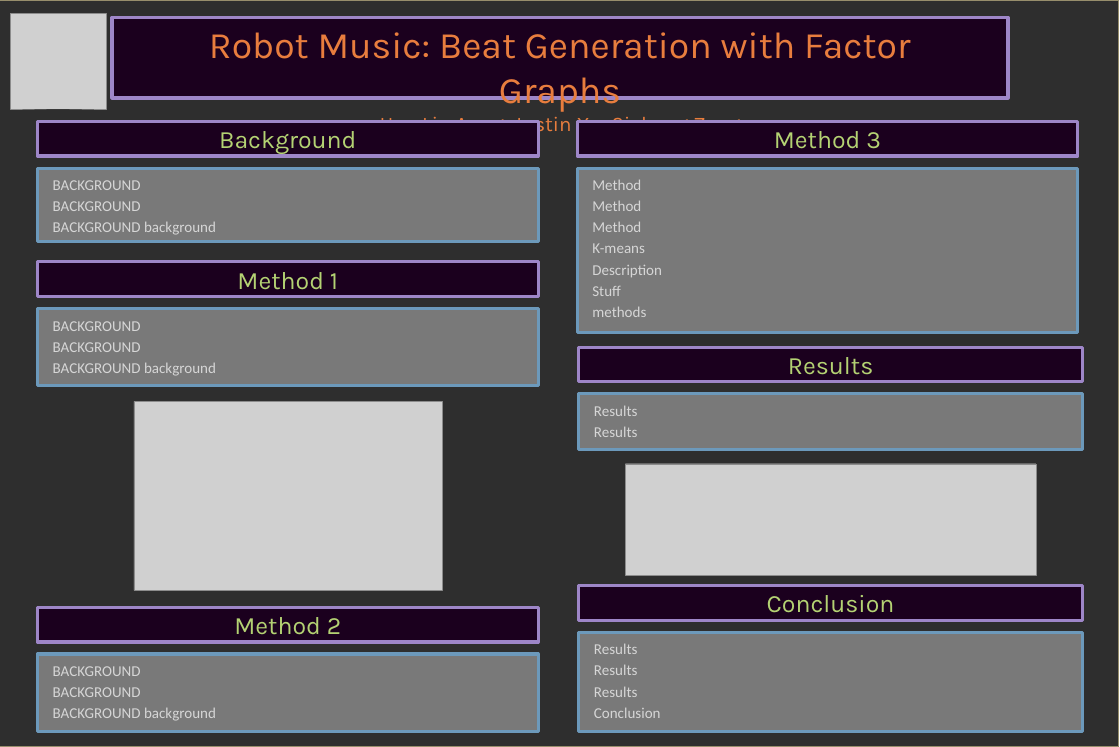
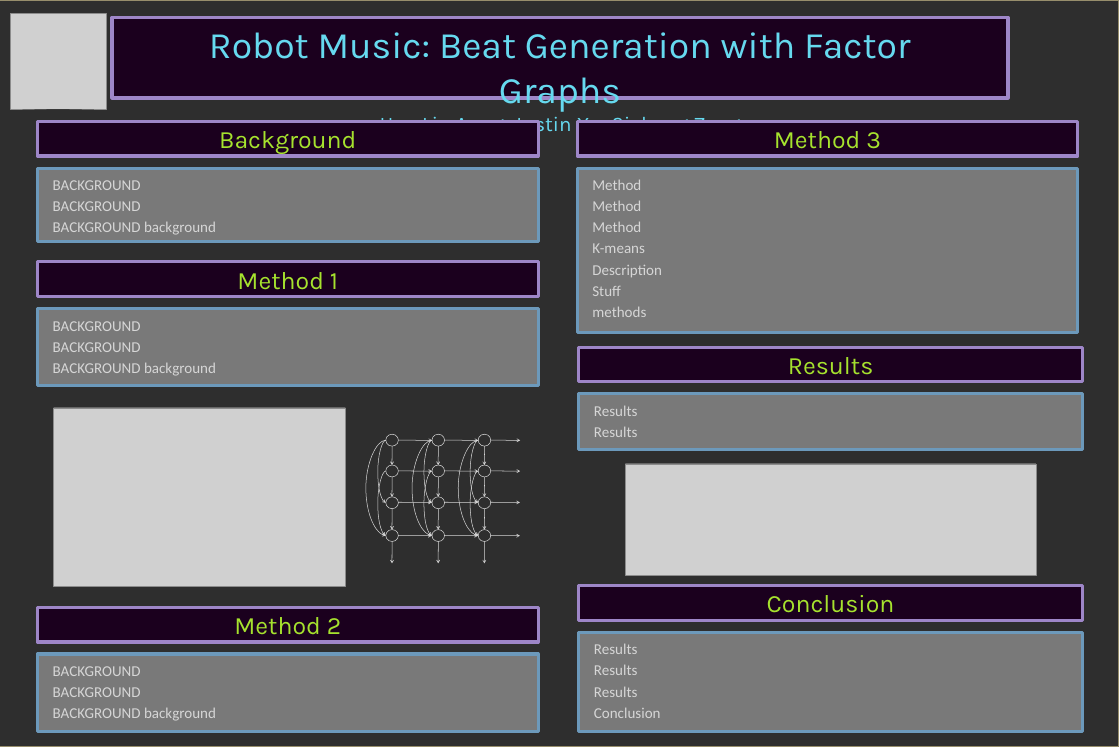
Before and after one commit to justinxu421/Robot_music, a slide deck: slide 1 of poster_RobotMusic.pptx. Drawn at 1120x747 pixels with LibreOffice and Linux fonts; fonts in the diff are those of the drawing; grey boxes stand for pictures. Boxes give left, top, right and bottom in pixels: in the first picture for what was removed or moved away, otherwise in the second. Text is boxed around its words. In the diff, an @@ line names an element or a change of style, - is before the commit and + after.

```diff
--- a/poster_RobotMusic.pptx
+++ b/poster_RobotMusic.pptx
@@ text "Robot Music: Beat Generation with ..." at (x1=209, y1=32, x2=910, y2=137): text colour #E87D3E to #66D9EF @@
@@ picture resized from (x1=134, y1=401, x2=442, y2=590) to (x1=54, y1=408, x2=345, y2=587) @@
@@ group added at (x1=366, y1=434, x2=520, y2=563): 33 curved arrows, 12 ellipses @@
@@ text colour #B4D273 to #A6E22E in 6 elements at (x1=37, y1=121, x2=538, y2=156), (x1=37, y1=262, x2=538, y2=296), (x1=579, y1=347, x2=1083, y2=382), (x1=577, y1=121, x2=1078, y2=156), (x1=37, y1=607, x2=538, y2=642), (x1=579, y1=585, x2=1083, y2=620) @@
```
Also in this commit, not shown: 11 other files.
